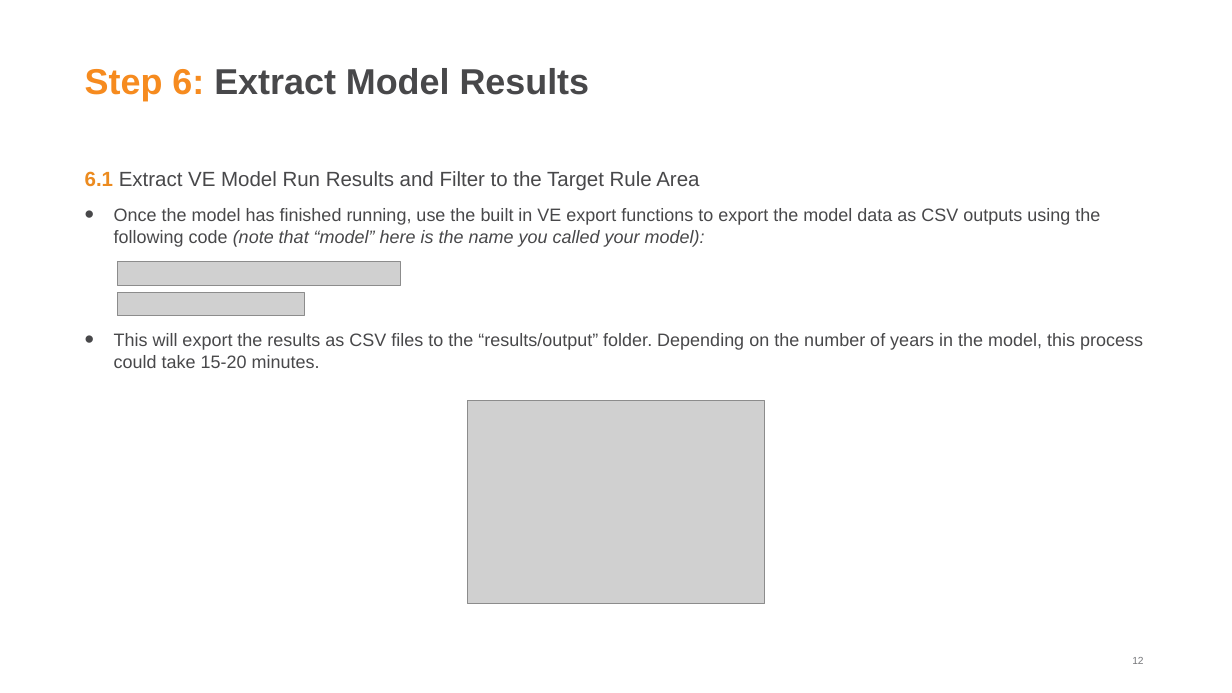
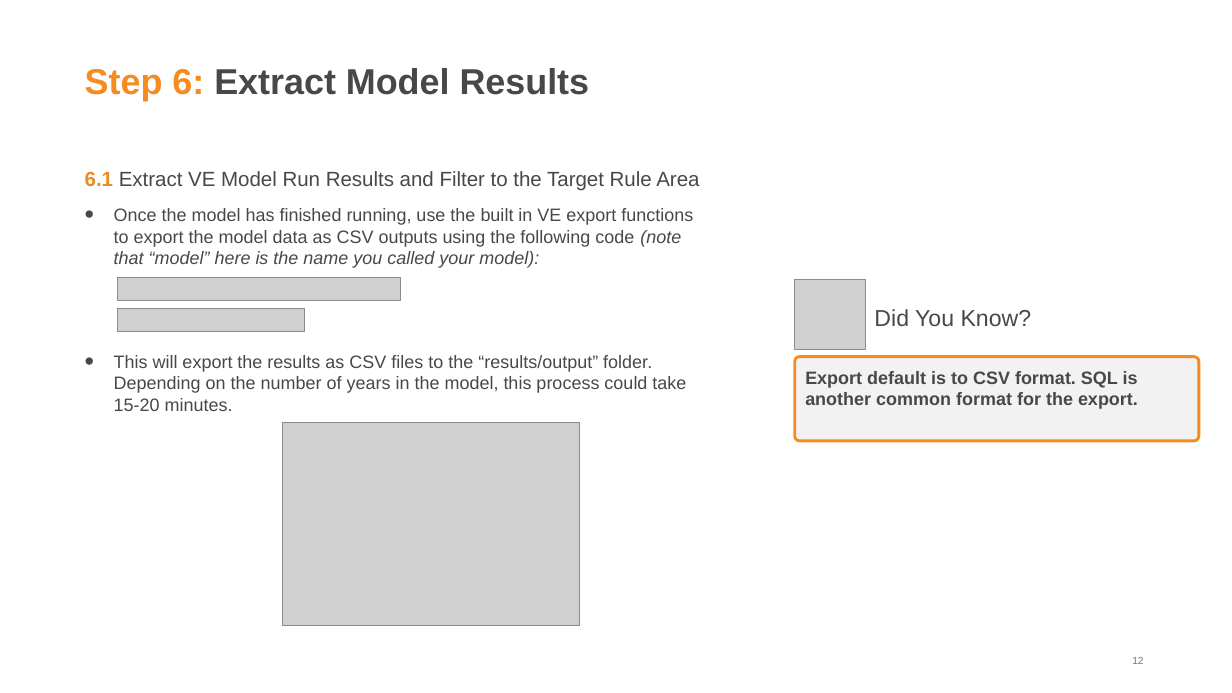
Before and after one commit to RSGInc/VE_Extras_MCCOG, a slide deck: slide 12 of MCCOG VE Extras Installation Guide.pptx. Drawn at 1232x693 pixels with LibreOffice and Linux fonts; fonts in the diff are those of the drawing; grey boxes stand for pictures; background and template pictures are left out. Boxes give left, top, right and bottom in pixels: in the first picture for what was removed or moved away, otherwise in the second. Text is boxed around its words. In the diff, an @@ line names an element or a change of style, - is before the commit and + after.

```diff
--- a/MCCOG VE Extras Installation Guide.pptx
+++ b/MCCOG VE Extras Installation Guide.pptx
@@ text "6.1 Extract VE Model Run ..." rewrapped from (85,171,1143,368) to (85,171,699,411) @@
@@ picture: place and size @@
-picture at (117,262,400,285)
+picture at (117,277,400,300)
@@ picture added at (795,279,865,349) @@
@@ picture: place and size @@
-picture at (117,293,304,316)
+picture at (117,309,304,332)
@@ text added at (874,309,1032,326), 18 pt, text #48484A @@
+Did You Know?
@@ rounded rectangle added at (795,357,1199,441), fill #F2F2F2, outline #F68B1F 2.25 pt, 14 pt, text #48484A, bold @@
+Export default is to CSV format. SQL is another common format for the export.
@@ picture: place and size @@
-picture at (468,400,765,604)
+picture at (283,422,580,626)
```
Also in this commit, not shown: 2 other slides changed.
